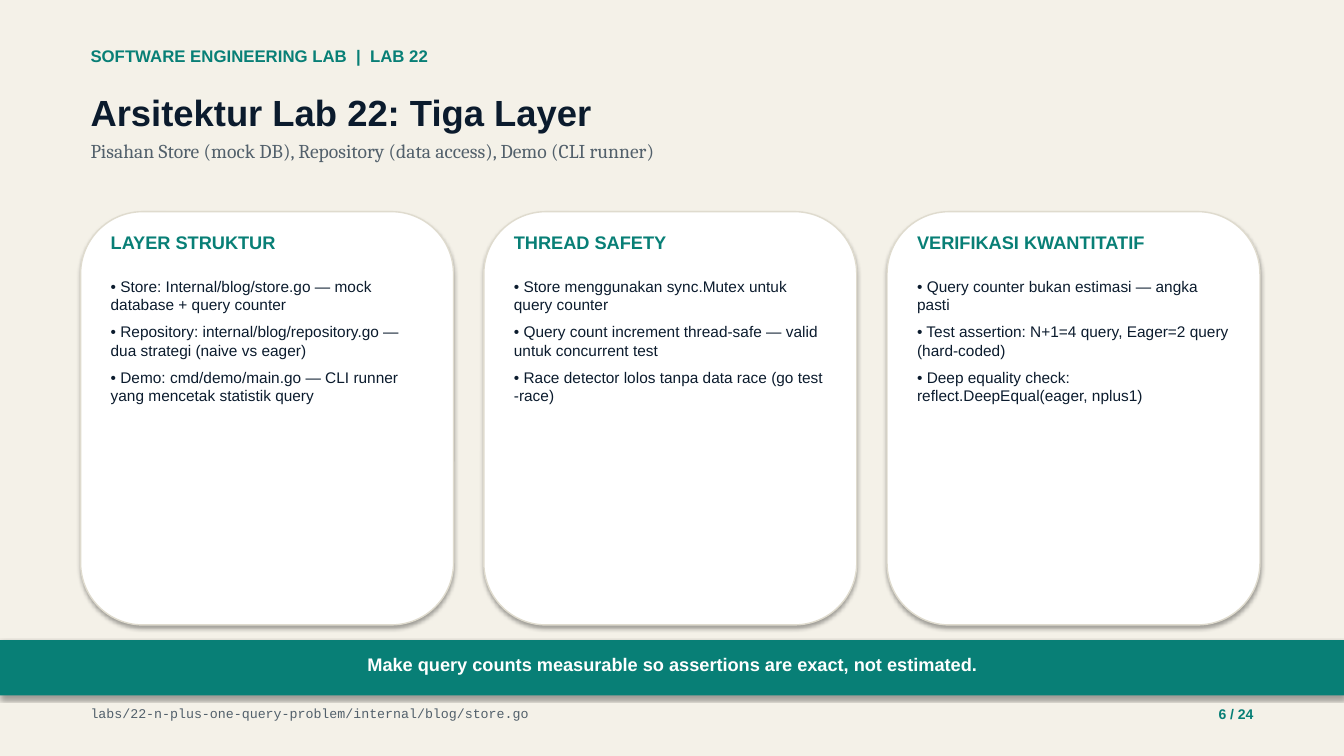
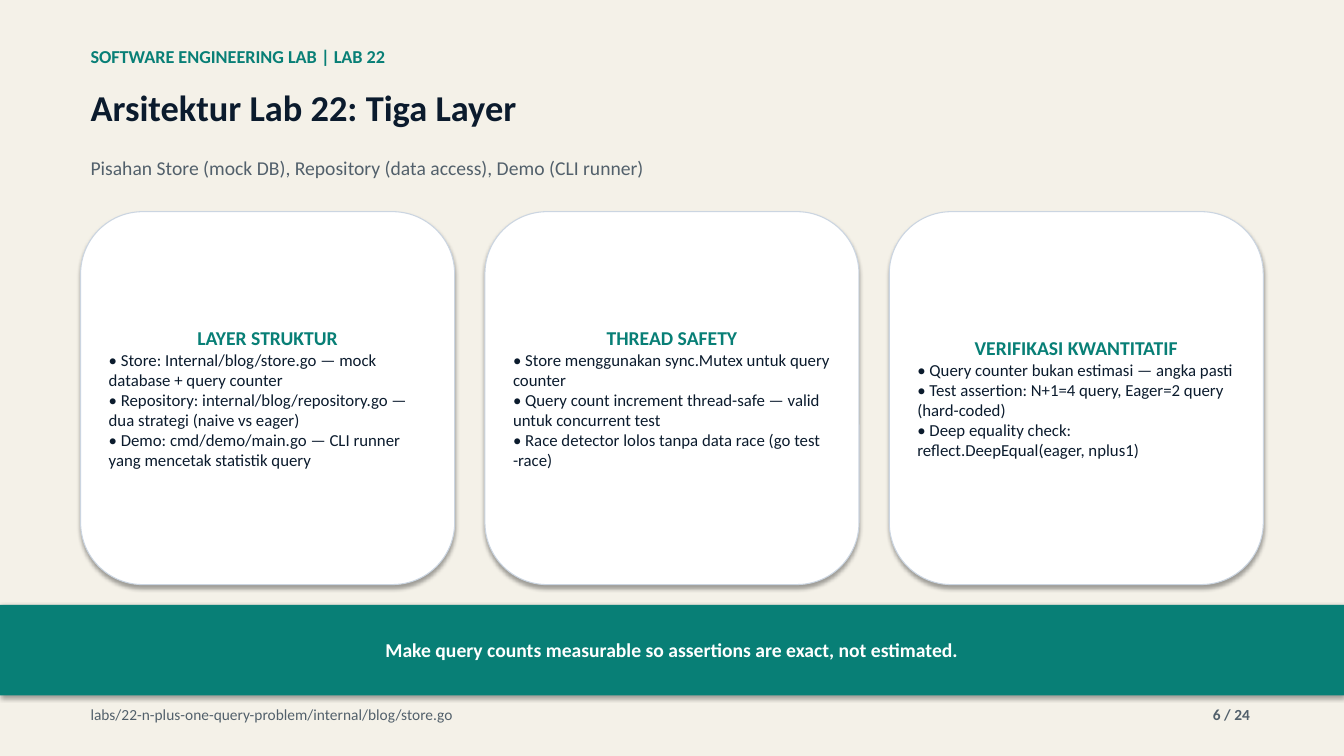
Before and after one commit to lukman-ss/software-engineering-lab, a slide deck: slide 6 of labs/22-n-plus-one-query-problem/result/linkedin/lab-22-n-plus-one-query-problem-carousel.pptx. Drawn at 1344x756 pixels with LibreOffice and Linux fonts; fonts in the diff are those of the drawing. Boxes give left, top, right and bottom in pixels: in the first picture for what was removed or moved away, otherwise in the second. Text is boxed around its words. In the diff, an @@ line names an element or a change of style, - is before the commit and + after.

Commit message:
feat(22-n-plus-one-query-problem): save and integrate content_def.py publication builder

```diff
--- a/labs/22-n-plus-one-query-problem/result/linkedin/lab-22-n-plus-one-query-problem-carousel.pptx
+++ b/labs/22-n-plus-one-query-problem/result/linkedin/lab-22-n-plus-one-query-problem-carousel.pptx
@@ text "SOFTWARE ENGINEERING LAB | LAB ..." at bbox=[91, 51, 385, 63]: size 12 to 13 pt, font Arial to Calibri @@
@@ text "Arsitektur Lab 22: Tiga Layer" at bbox=[91, 95, 517, 127]: font Arial to Calibri @@
@@ text at bbox=[91, 144, 654, 162]: paragraph removed @@
-Pisahan Store (mock DB), Repository (data access), Demo (CLI runner)
@@ text added at bbox=[91, 161, 643, 178], 14 pt, text #52606B @@
+Pisahan Store (mock DB), Repository (data access), Demo (CLI runner)
@@ rounded rectangle "LAYER STRUKTUR": place and size @@
-rounded rectangle "LAYER STRUKTUR" at bbox=[111, 281, 399, 404]
+rounded rectangle "LAYER STRUKTUR" at bbox=[81, 212, 455, 585]
@@ rounded rectangle removed at bbox=[81, 212, 454, 625] @@
@@ text removed at bbox=[111, 236, 276, 249] @@
-LAYER STRUKTUR
@@ rounded rectangle removed at bbox=[484, 212, 857, 625] @@
@@ rounded rectangle "THREAD SAFETY": place and size @@
-rounded rectangle "THREAD SAFETY" at bbox=[514, 281, 823, 404]
+rounded rectangle "THREAD SAFETY" at bbox=[485, 212, 859, 585]
@@ text removed at bbox=[514, 236, 667, 249] @@
-THREAD SAFETY
@@ rounded rectangle removed at bbox=[887, 212, 1260, 625] @@
@@ vertical alignment top to middle; fill none to #FFFFFF; outline none to #CBD5E1 0.75 pt; shadow on in 3 elements at bbox=[81, 212, 455, 585], bbox=[485, 212, 859, 585], bbox=[889, 212, 1263, 585] @@
@@ rounded rectangle "VERIFIKASI KWANTITATIF": place and size @@
-rounded rectangle "VERIFIKASI KWANTITATIF" at bbox=[917, 281, 1229, 405]
+rounded rectangle "VERIFIKASI KWANTITATIF" at bbox=[889, 212, 1263, 585]
@@ text removed at bbox=[917, 236, 1144, 249] @@
-VERIFIKASI KWANTITATIF
@@ text in rounded rectangle at bbox=[109, 354, 400, 469]: size 11 to 12 pt, font Arial to Calibri; less space between paragraphs @@
@@ text in rounded rectangle at bbox=[197, 332, 338, 345]: paragraph added @@
+LAYER STRUKTUR
@@ text in rounded rectangle at bbox=[513, 354, 829, 468]: size 11 to 12 pt, font Arial to Calibri; less space between paragraphs @@
@@ text in rounded rectangle at bbox=[607, 332, 737, 345]: paragraph added @@
+THREAD SAFETY
@@ text in rounded rectangle at bbox=[975, 342, 1178, 355]: paragraph added @@
+VERIFIKASI KWANTITATIF
@@ text in rounded rectangle at bbox=[917, 364, 1233, 459]: size 11 to 12 pt, font Arial to Calibri in "• Query counter bukan estimasi — angka ...", "• Test assertion: N+1=4 query, Eager=2 query ...", "• Deep equality check: reflect.DeepEqual(eager, nplus1)"; less space between paragraphs @@
@@ rectangle "Make query counts measurable so ...": place and size @@
-rectangle "Make query counts measurable so ..." at bbox=[367, 657, 977, 675]
+rectangle "Make query counts measurable so ..." at bbox=[0, 605, 1344, 696]
@@ rectangle "Make query counts measurable so ..." at bbox=[0, 605, 1344, 696]: size 13 to 14 pt, font Arial to Calibri; vertical alignment top to middle; fill none to #087F76; shadow on @@
@@ rectangle removed at bbox=[0, 640, 1344, 696] @@
@@ text "labs/22-n-plus-one-query-problem/internal/blog/store.go" at bbox=[91, 709, 453, 723]: size 9.5 to 11 pt, font Courier New to Calibri @@
@@ text "6 / 24" at bbox=[1213, 709, 1250, 720]: size 10 to 11 pt, font Arial to Calibri, text colour #087F76 to #52606B @@
```
Also in this commit, not shown: 23 other slides changed, 4 other files.
